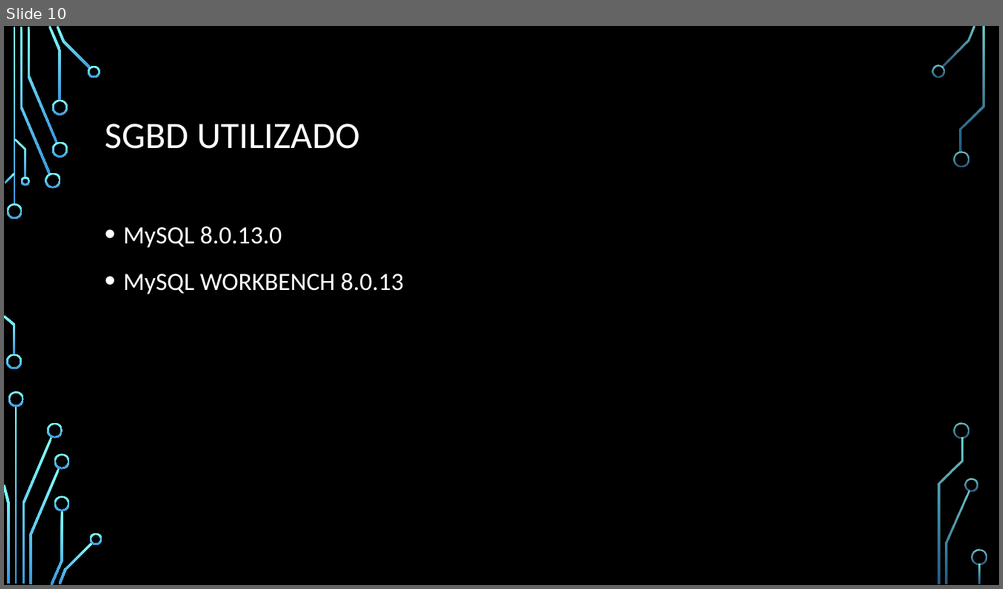
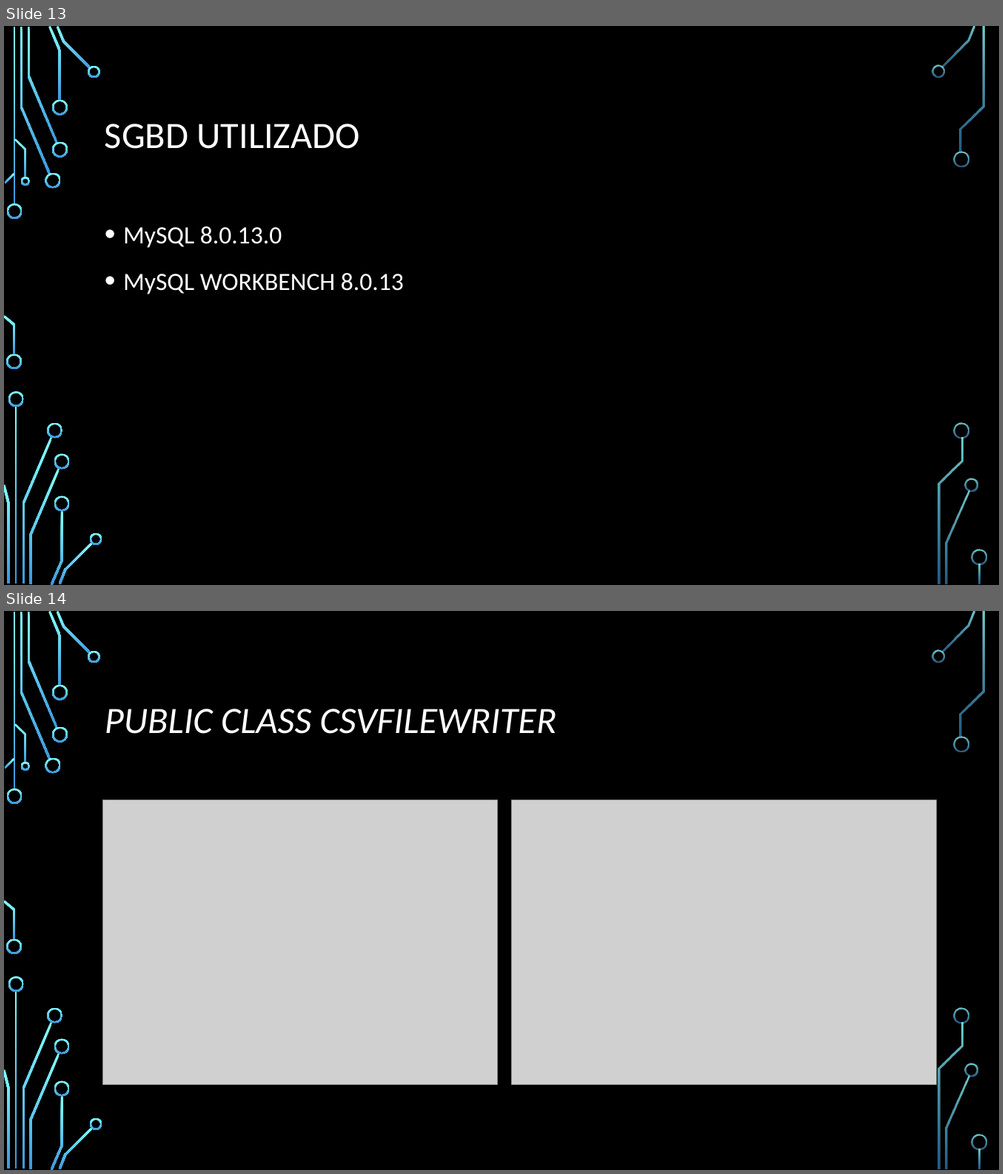
Before and after one commit to donk14/censo, a slide deck: Mini Censo.pptx. Shown one above the other, each under a label of ours: slide 10 before the commit, slides 13 and 14 after it. The pictures are 1003x589 and 1003x1174 pixels, drawn with LibreOffice and Linux fonts; fonts in the diff are those of the drawing; grey boxes stand for pictures; background and template pictures are left out. Boxes give left, top, right and bottom in pixels: in the first picture for what was removed or moved away, otherwise in the second. Text is boxed around its words. In the diff, an @@ line names an element or a change of style, - is before the commit and + after.

```diff
--- a/Mini Censo.pptx
+++ b/Mini Censo.pptx
@@ slide 14 added at (4,611,999,1170), background picture (left out); not listed: 36 template elements that a slide beside it also shows @@
@@ title added at (105,709,557,734), 36 pt, text #FFFFFF, italic @@
+PUBLIC CLASS CSVFILEWRITER
@@ picture added at (103,800,498,1085) @@
@@ picture added at (512,800,936,1085) @@
@@ what was slide 10 is now slide 13 @@
```
Also in this commit, not shown: 5 other slides added, 1 slide removed.
